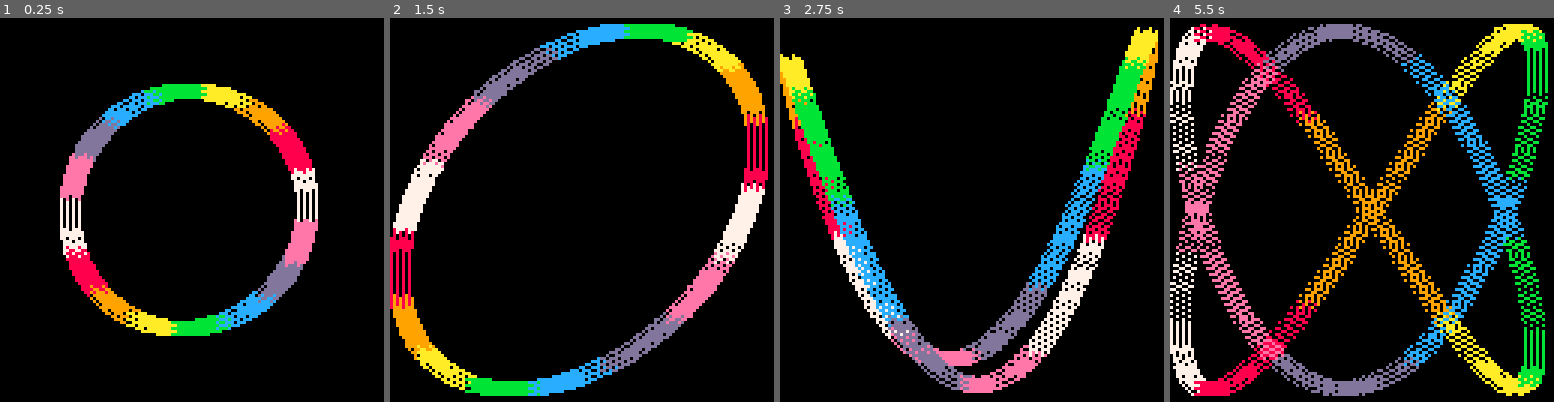
Above: before the commit, frames 1-4 (left to right).
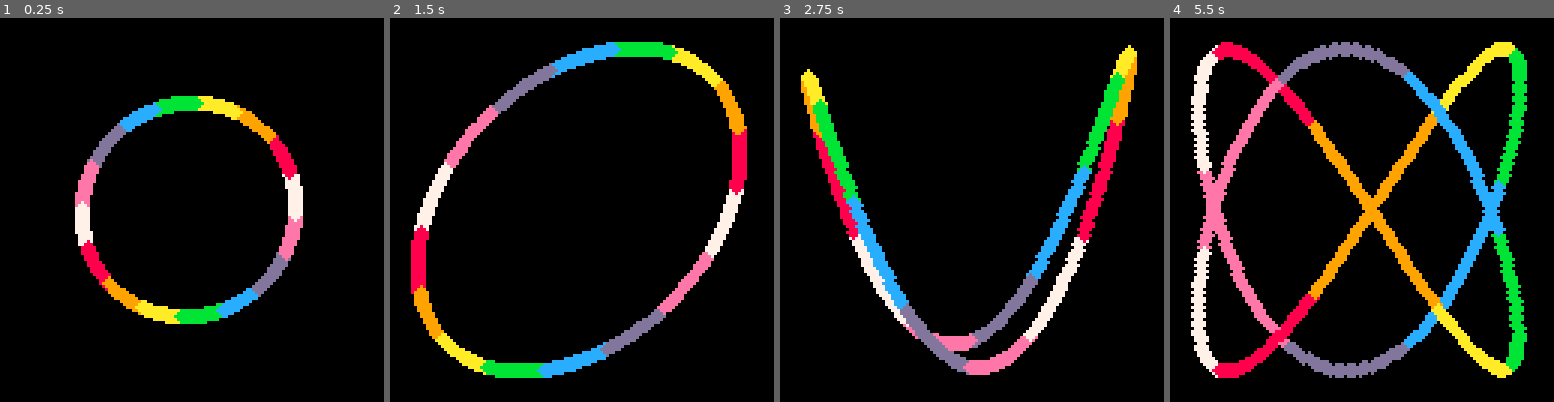
Above: after the commit, the same moments.

Repository: adam-sporka/pico-8-projects
Game: PICO-8 cartridge tweetcarts/lissamorph.p8
The game is run twice, just before and just after one commit, with the same random seed, the same clock (stepped at 60 frames per second) and the same inputs.
Inputs:
- Up to frame 1 (0.25 s): no input
- Up to frame 2 (1.5 s): no input
- Up to frame 3 (2.75 s): no input
- Up to frame 4 (5.5 s): no input

The runs differ from the first frame. In frame 1, 12% of the frame differs, in the area x 15-83%, y 17-83%; in frame 2, 22%; in frame 3, 19%; in frame 4, 31%, in the area x 0-99%, y 1-99%.

Commit message:
Lissamorph, as tweeted

Diff:
--- a/tweetcarts/lissamorph.p8
+++ b/tweetcarts/lissamorph.p8
@@ -1,13 +1,15 @@
 pico-8 cartridge // http://www.pico-8.com
 version 18
 __lua__
-s,z,g,m=60,0,{},{1,1,2,3,1}
-camera(-s,-62)
+s,z,g,m=54,0,{},{1,1,2,3,1}
+camera(-60,-62)
 for i=1,500 do
 add(g,{x=0,y=0,p=0,q=0})
 end
 ::_::
-flip()cls()p=0
+flip()
+cls()
+p=0
 for h in all(g) do
 p+=.002
 i=flr(z%4)+1
@@ -15,7 +17,7 @@
 h.q=s*sin((m[i+1])*p)
 h.x=(6*h.x+h.p)/7
 h.y=(6*h.y+h.q)/7
-?"░",h.x,h.y,(p*16+z)%8+7
+?"◆",h.x,h.y,(p*16+z)%8+7
 end
 z+=.015
 goto _
Not shown, changed: 129 lines of the sprite sheet (__gfx__) section of tweetcarts/lissamorph.p8
Not shown, changed: the thumbnail (__label__) section of tweetcarts/lissamorph.p8
